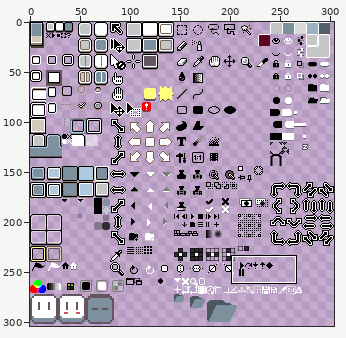
One commit to this sprite sheet: data/extensions/aseprite-theme/sheet.png. Above, an overview of the earlier version with the close-up marked.
Close-up. Earlier state:
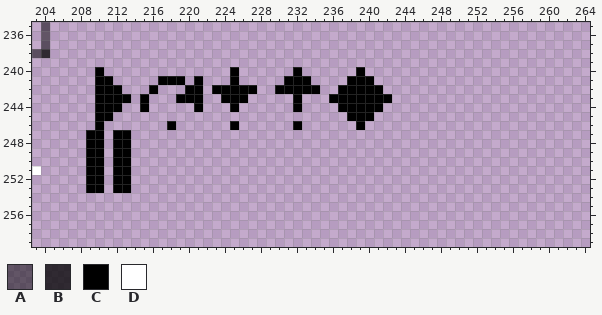
The file is 304x304 pixels. Pixels under 10% opacity are left out. Colours within 5 levels of each other are drawn and written as one. Shown: x 203..264, y 235..259.
Palette (. is transparent): A #00000080  B #000000c0  C #000000  D #ffffff
Pixels before, first column x 203:
235 .A......................................
236 .A......................................
237 .A......................................
238 AB......................................
239 ........................................
240 .......C..............C......C......C...
241 .......CC.....CCC.C...C.....CCC....CCC..
242 .......CCC...C...CC.CCCCC..CCCCC..CCCCC.
243 .......CCCC.C...CCC..CCC.....C...CCCCCCC
244 .......CCC..C.....C...C......C....CCCCC.
245 .......CC..........................CCC..
246 .......C.......C......C......C......C...
247 ......CC.CC.............................
248 ......CC.CC.............................
249 ......CC.CC.............................
250 ......CC.CC.............................
251 D.....CC.CC.............................
252 ......CC.CC.............................
253 ......CC.CC.............................
The result:
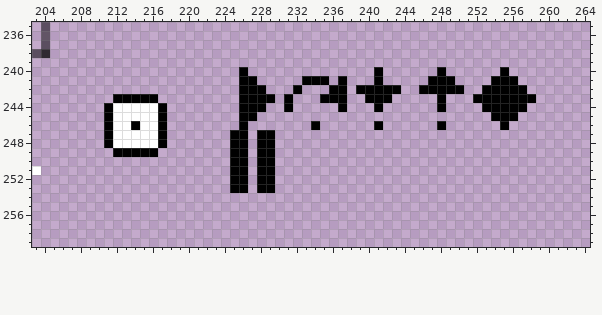
Edits made:
Colour C is added in row 240 at x 226, 241, 248 and 255; in row 241 at x 226 to 227, 234 to 235, 237, 241, 247 to 249 and 254 to 256; in row 242 at x 228, 236, 242 to 243, 246 to 250 and 253 to 257; in row 243 at x 214, 216, 227 to 229, 231, 235, 248 and 252 to 258; in row 244 at x 217, 226 to 228, 231, 248 and 253 to 257; in row 245 at x 217, 226 to 227 and 254 to 256.
Colour C is added in row 246 at x 211, 214, 217, 226, 234, 241, 248 and 255; in rows 247 to 248 at x 211, 217, 225 to 226 and 228 to 229; in row 249 at x 214 to 216, 225 to 226 and 228 to 229; in rows 250 to 253 at x 225 to 226 and 228 to 229.
Colour D is added in row 244 at x 213 to 214 and 216; in row 245 at x 212 to 216; in row 246 at x 212 to 213 and 215 to 216; in rows 247 to 248 at x 214 to 216.
Colour D replaces colour C in row 244 at x 212 and 215; in rows 247 to 248 at x 212 to 213.
Colour C is gone in row 240 at x 210, 225, 232 and 239; in row 241 at x 210 to 211, 217 to 219, 221, 225, 231 to 232 and 238 to 240; in row 242 at x 210 to 212, 216, 220 to 221, 223 to 225, 230 to 231, 233 to 234 and 238; in row 243 at x 210 to 211, 219 to 221, 224 to 225, 232 and 238 to 239; in row 244 at x 210, 221, 225, 232 and 238 to 240; in row 245 at x 210 and 238 to 240.
Colour C is gone in row 246 at x 210, 218, 225, 232 and 239; in rows 247 to 249 at x 209 to 210; in rows 250 to 253 at x 209 to 210 and 212 to 213.
Pixel boxes of the changes (left, top, right, bottom) in both close-ups:
changed: (86, 67, 536, 193)
